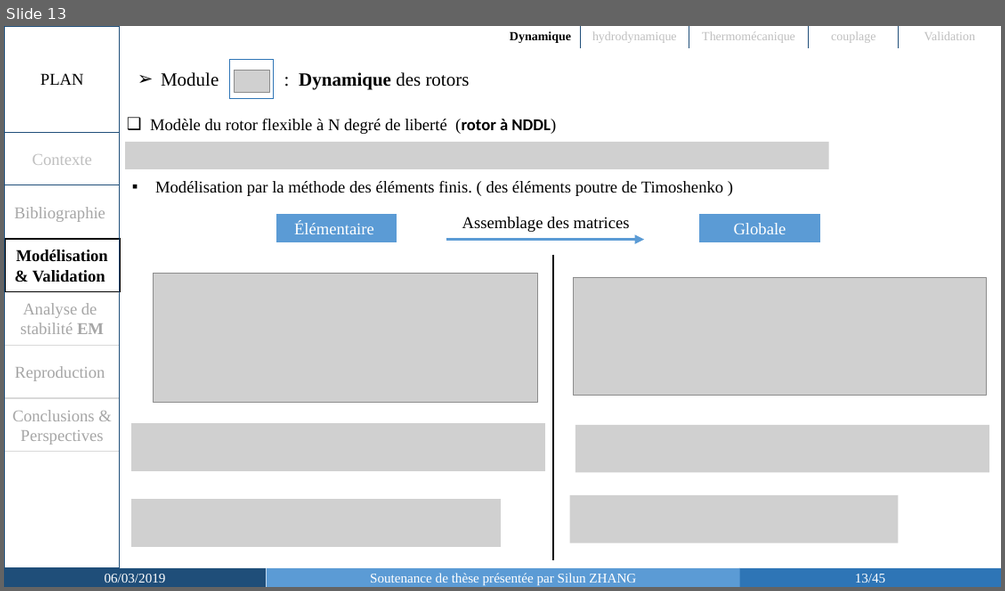
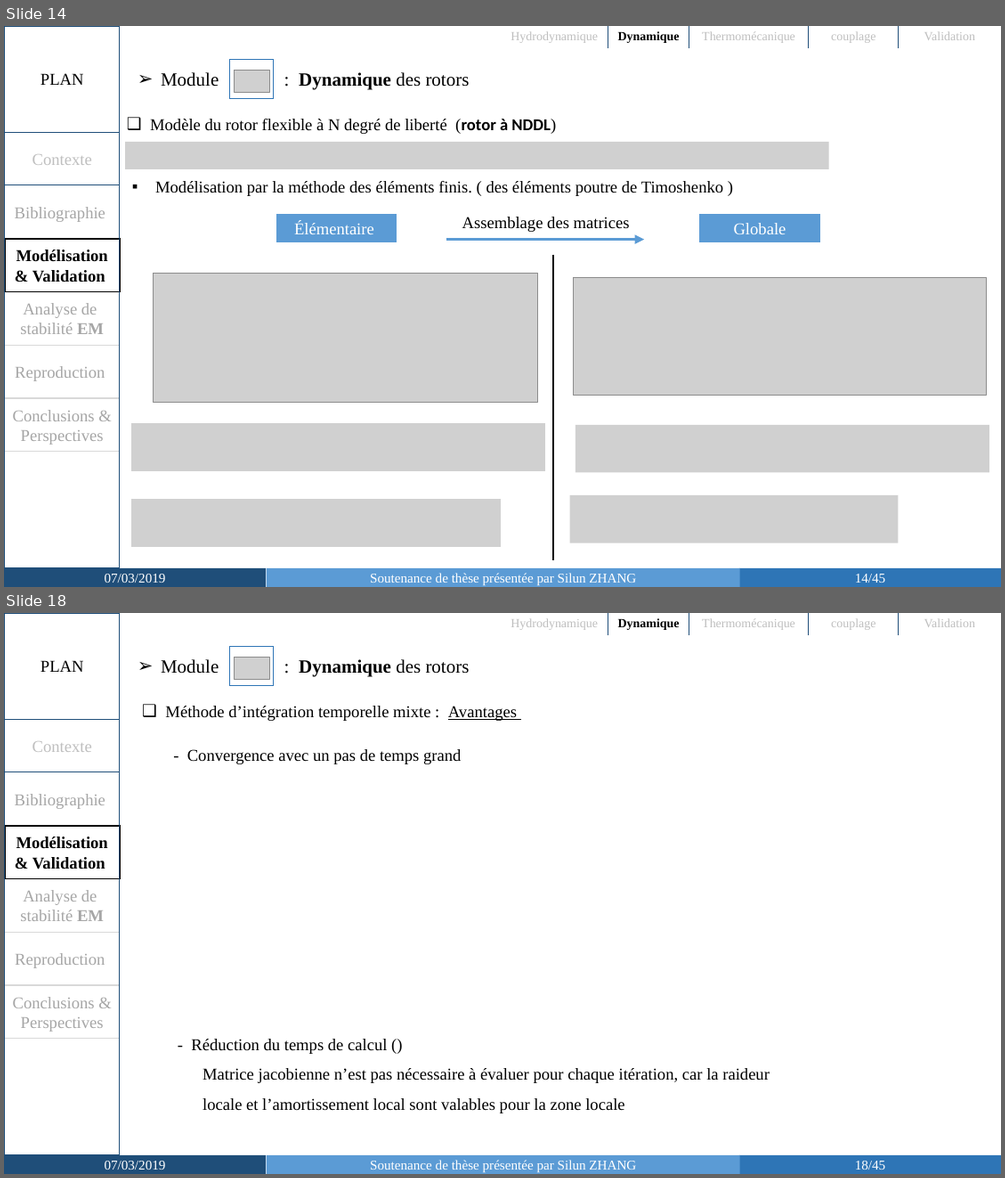
Before and after one commit to SilunZ/SoutenanceThese, a slide deck: Soutenance_Silun ZHANG-slides.pptx. Shown one above the other, each under a label of ours: slide 13 before the commit, slides 14 and 18 after it; the slides between them are not shown. The pictures are 1005x591 and 1005x1178 pixels, drawn with LibreOffice and Linux fonts; fonts in the diff are those of the drawing; grey boxes stand for pictures. Boxes give left, top, right and bottom in pixels: in the first picture for what was removed or moved away, otherwise in the second. Text is boxed around its words. In the diff, an @@ line names an element or a change of style, - is before the commit and + after.

```diff
--- a/Soutenance_Silun ZHANG-slides.pptx
+++ b/Soutenance_Silun ZHANG-slides.pptx
@@ slide 18 added at <box>4,613,1001,1174</box>, background #FFFFFF @@
@@ rectangle added at <box>5,613,120,1155</box>, outline #1F4E79 1 pt @@
@@ table added at <box>501,613,1001,635</box>, 1 rows, 5 columns @@
+Hydrodynamique | Dynamique | Thermomécanique | couplage | Validation
@@ text added at <box>40,660,84,672</box>, 16 pt, text #000000 @@
+PLAN
@@ text added at <box>161,659,469,677</box>, 18 pt, text #000000 @@
+➢ Module : Dynamique des rotors
@@ rectangle added at <box>230,646,273,685</box>, fill #FFFFFF, outline #2E75B6 1 pt @@
@@ picture added at <box>235,657,270,679</box> @@
@@ rectangle added at <box>5,719,120,772</box>, outline #1F4E79 1 pt, 16 pt, text #BFBFBF @@
+Contexte
@@ text added at <box>165,706,517,721</box>, 16 pt, text #000000 @@
+❑ Méthode d’intégration temporelle mixte : Avantages
@@ rectangle added at <box>5,772,120,826</box>, outline #D9D9D9 1 pt, 16 pt, text #A6A6A6 @@
+Bibliographie
@@ text added at <box>187,749,769,1113</box>, 16 pt, text #000000 @@
+- Convergence avec un pas de temps grand
+- Réduction du temps de calcul ()
+Matrice jacobienne n’est pas nécessaire à évaluer pour chaque itération, car la raideur locale et l’amortissement local sont valables pour la zone locale
@@ rectangle added at <box>5,826,120,878</box>, outline #000000 1.5 pt, 16 pt, text #000000, bold @@
+Modélisation & Validation
@@ rectangle added at <box>5,878,120,932</box>, outline #D9D9D9 1 pt, 16 pt, text #A6A6A6 @@
+Analyse de stabilité EM
@@ rectangle added at <box>5,932,120,985</box>, outline #D9D9D9 1 pt, 16 pt, text #A6A6A6 @@
+Reproduction
@@ rectangle added at <box>5,985,120,1038</box>, outline #D9D9D9 1 pt, 16 pt, text #A6A6A6 @@
+Conclusions & Perspectives
@@ rectangle added at <box>4,1155,266,1174</box>, fill #1F4E79, 13 pt, text #FFFFFF @@
+07/03/2019
@@ rectangle added at <box>267,1155,740,1174</box>, fill #5B9BD5, 13 pt, text #FFFFFF @@
+Soutenance de thèse présentée par Silun ZHANG
@@ page number added at <box>739,1155,1001,1174</box>, fill #2E75B6, 13 pt, text #FFFFFF @@
+18/45
@@ what was slide 13 is now slide 14 @@
@@ slide 14 changed as well @@
@@ table at <box>501,26,1001,48</box> @@
-row 1, column 1: Dynamique
+row 1, column 1: Hydrodynamique
-row 1, column 2: hydrodynamique
+row 1, column 2: Dynamique
@@ text in rectangle at <box>105,573,166,582</box>: text changed @@
-06/03/2019
+07/03/2019
@@ page number at <box>855,573,885,582</box>: text changed @@
-13/45
+14/45
```
Also in this commit, not shown: 30 other slides changed, 12 other slides added, 1 other file.
